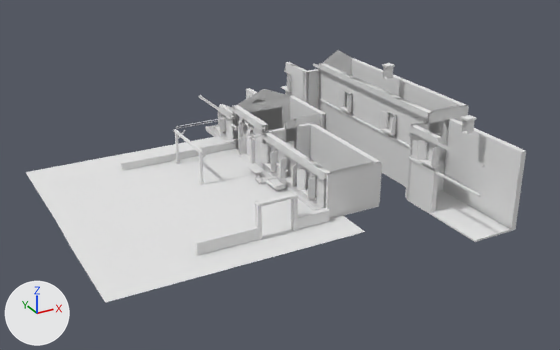
The OBJ model projects/hichaukitoden-game/assets/authoring/candidates/passage_house_courtyard/package/environment.obj: old version first, new version second.
Rendered twice from a camera (50 mm lens) standing at (-24.5, -47.2, 27.3) and looking at (3.4, 3.6, 1.9). The lights are fixed; the arrows at lower left show +X, +Y and +Z. The older version comes first. Where no turn or scale is listed for an object, it has been applied to the vertices.

Names of what the first picture shows: 'environment'.
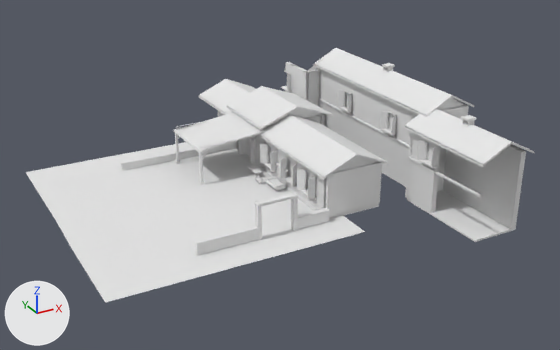
Location of each change, [x1, y1, x2, y2] in pixels of the pictures (560 x 350 px):
'environment', reshaped: before [26, 50, 526, 303]; after [26, 48, 535, 303]
part 1 of me_environment, added (mostly hidden): after [335, 156, 377, 172]
part 2 of me_environment, added: after [268, 108, 322, 126]
part 3 of me_environment, added: after [438, 98, 464, 110]
part 4 of me_environment, added: after [306, 58, 324, 73]
part 5 of me_environment, built on: before [199, 64, 483, 178]; after [177, 48, 535, 178]

Edits to the bpy script that builds the scene:
```text
Change me_environment:
    used by ob_environment; location = (0.0, 0.0, 0.0)
    remove me_environment.from_pydata(...)  # 2618 vertices, 3541 faces; spans x -14.0..17.8, y -10.4..21.4, z -0.1..8.8
    add me_environment.from_pydata(...)  # 2693 vertices, 3675 faces; spans x -14.0..18.2, y -10.4..21.4, z -0.1..8.8
    me_environment part 1: the loose piece of 3 vertices spanning x 4.5..9.5, y 14.4, z 3.5..4.7 is copied, and the copy is moved by (0.0, -16.1, 0.2); it spans x 4.5..9.5, y -1.7, z 3.7..4.9
    me_environment part 2: the loose piece of 3 vertices spanning x 4.5..10.8, y 14.4, z 4.3..5.6 is copied, and the copy is moved by (0.0, -6.0, 0.0); it spans x 4.5..10.8, y 8.4, z 4.3..5.6
    me_environment part 3: the loose piece of 3 vertices spanning x 13.8..17.8, y 14.5, z 7.0..8.3 is copied, and the copy is moved by (0.0, -16.3, 0.0); it spans x 13.8..17.8, y -1.8, z 7.1..8.3
    me_environment part 4: the loose piece of 3 vertices spanning x 13.8..17.8, y 14.5, z 7.0..8.3 is copied, and the copy is moved by (-1.7, 0.0, -0.6); it spans x 12.1..16.1, y 14.5, z 6.5..7.7
    me_environment part 5
    3 vertices are removed from x 4.2, y 13.2..13.4, z 2.5..2.8
    99 faces are deleted
    3 vertices move within x 13.7..14.1, y 10.1, z 5.7
    36 vertices are added at x 2.8..18.2, y 6.8..21.4, z 0.2..8.4
    7 new vertices lie (2.4, 0.0, 1.2) away from vertices in x 11.9..13.4, y -10.4..14.9, z 6.1..7.2
    7 new vertices lie (2.4, 0.0, -1.2) away from vertices in x 14.3..15.8, y -10.4..14.9, z 7.3..8.4
    5 new vertices lie (2.9, 0.0, 1.3) away from vertices in x 4.1, y -2.1..21.4, z 3.4..3.8
    5 new vertices lie (2.9, 0.0, -1.3) away from vertices in x 7.0, y -2.1..21.4, z 4.7..5.1
    227 new faces join them
    other edits to the shape of me_environment do not show in these pictures
```
